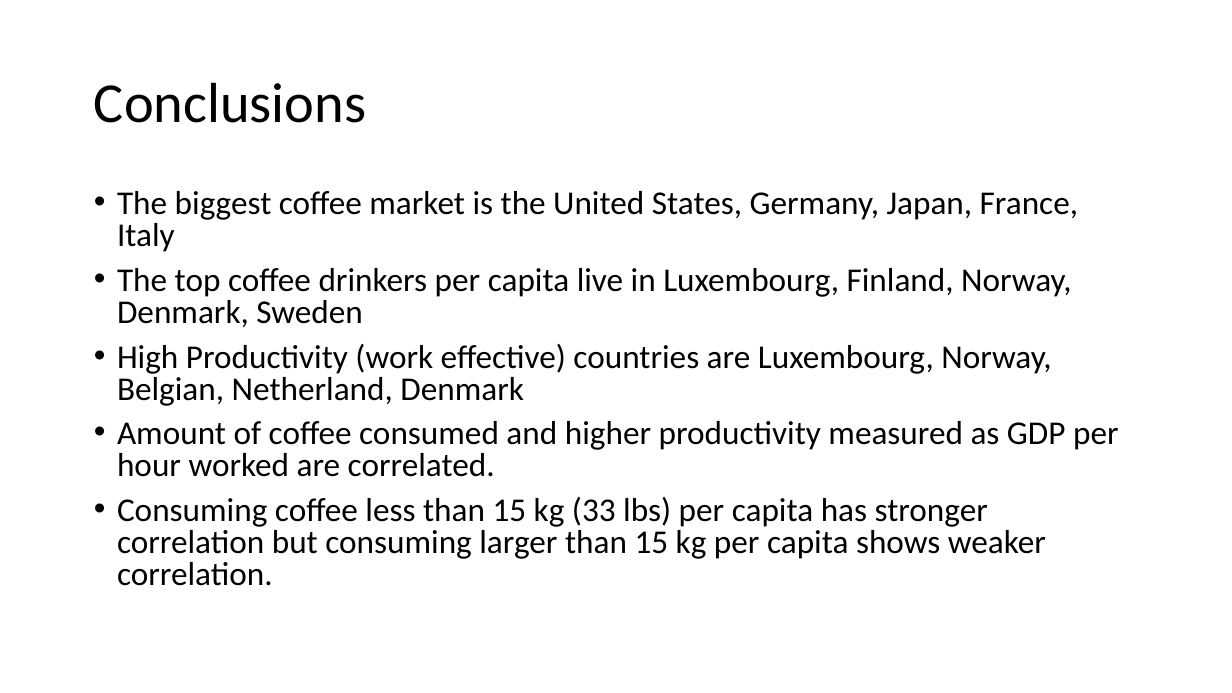
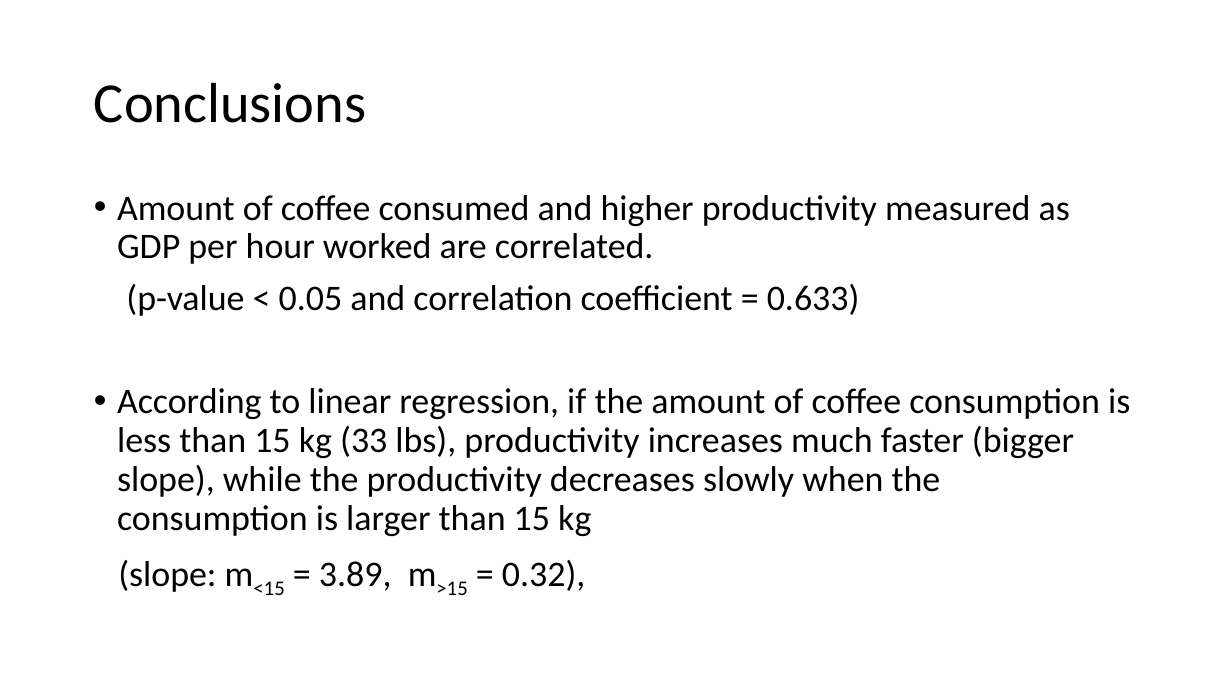
Before and after one commit to andrewboring/Confabulators_Project_1, a slide deck: slide 14 of Coffee and Productivity.pptx (slide 16 before the commit). Drawn at 1232x693 pixels with LibreOffice and Linux fonts; fonts in the diff are those of the drawing. Boxes give left, top, right and bottom in pixels: in the first picture for what was removed or moved away, otherwise in the second. Text is boxed around its words. In the diff, an @@ line names an element or a change of style, - is before the commit and + after.

```diff
--- a/Coffee and Productivity.pptx
+++ b/Coffee and Productivity.pptx
@@ text at (x1=117, y1=191, x2=1078, y2=406): paragraphs removed @@
-• The biggest coffee market is the United States, Germany, Japan, France, Italy
-• The top coffee drinkers per capita live in Luxembourg, Finland, Norway, Denmark, Sweden
-• High Productivity (work effective) countries are Luxembourg, Norway, Belgian, Netherland, Denmark
@@ text at (x1=117, y1=195, x2=1070, y2=264): size 25.9 to 28 pt in "Amount of coffee consumed and higher productivity ..."; line spacing 0.8 to 0.9 @@
@@ text at (x1=117, y1=284, x2=1130, y2=595): text changed; size 25.9 to 28 pt @@
-• Consuming coffee less than 15 kg (33 lbs) per capita has stronger correlation but consuming larger than 15 kg per capita shows weaker correlation.
+(p-value < 0.05 and correlation coefficient = 0.633)
+• According to linear regression, if the amount of coffee consumption is less than 15 kg (33 lbs), productivity increases much faster (bigger slope), while the productivity decreases slowly when the consumption is larger than 15 kg
+(slope: m<15 = 3.89, m>15 = 0.32),
```
Also in this commit, not shown: 9 other slides changed, 2 slides added, 5 slides removed.
